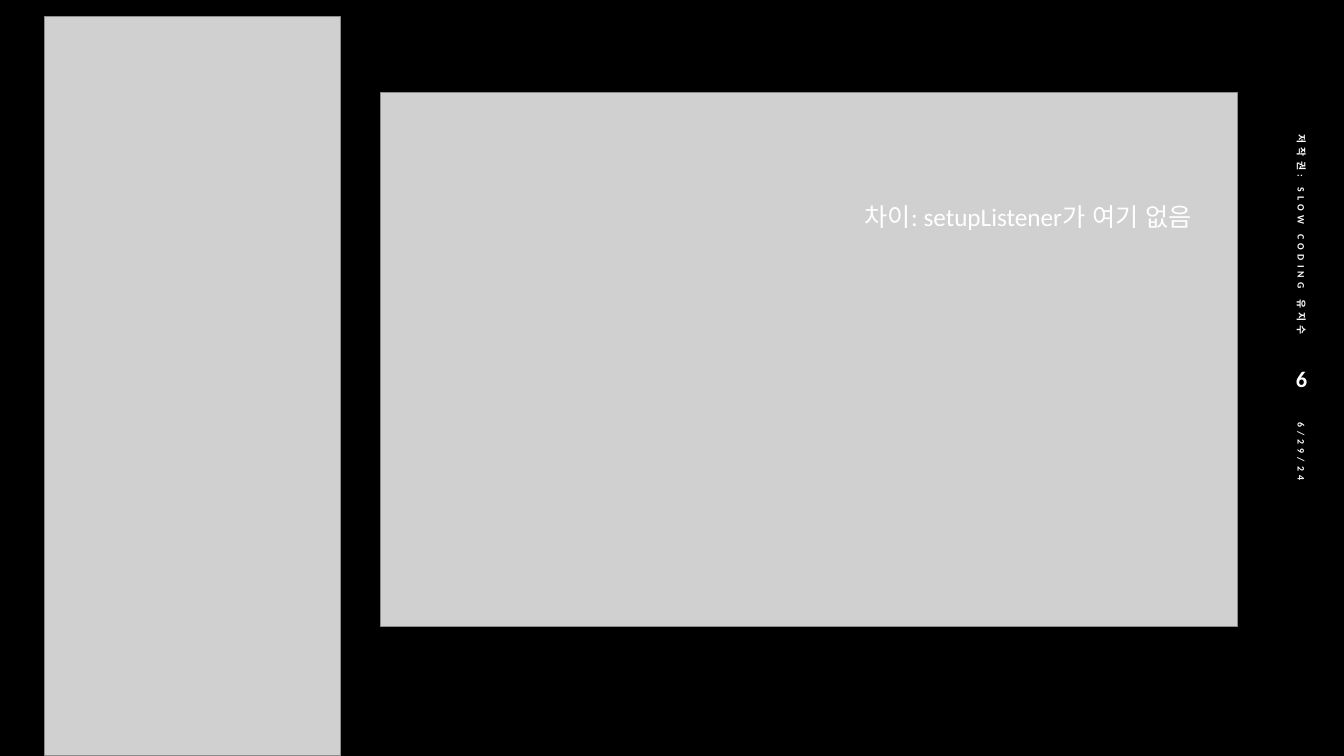
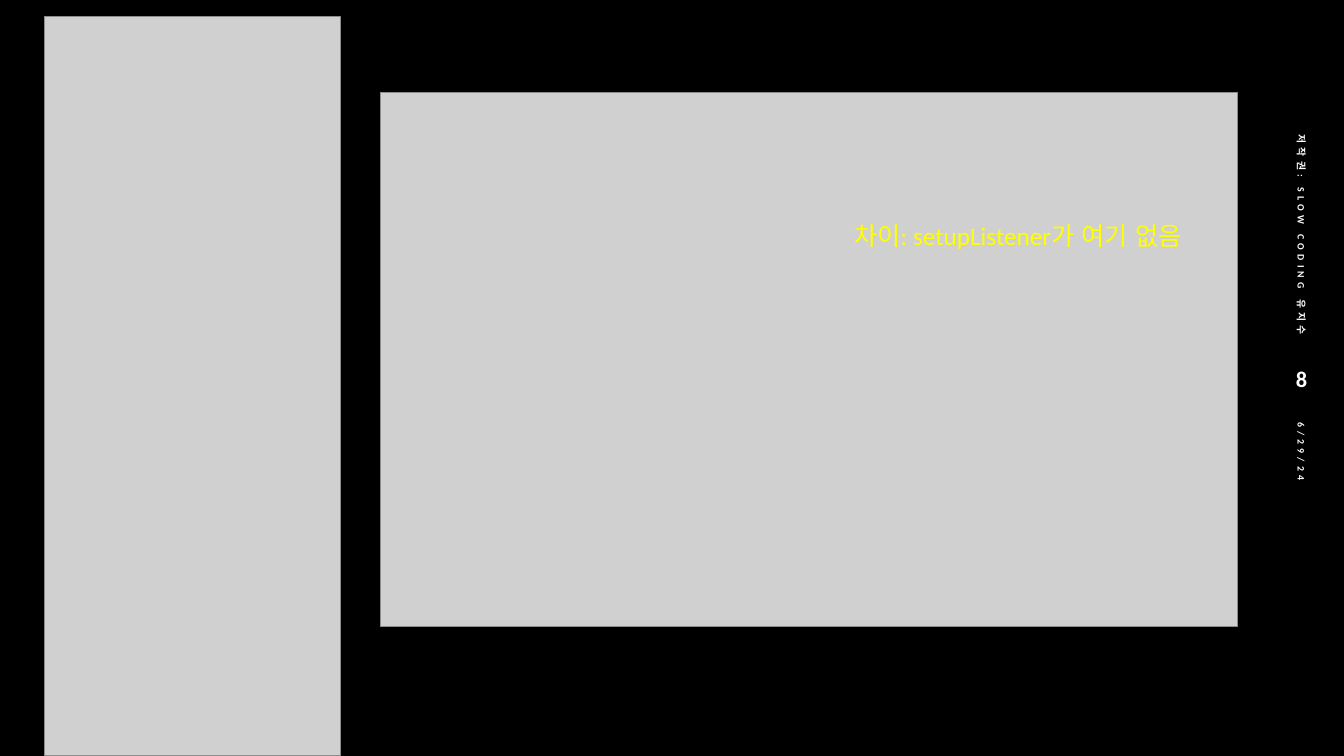
Before and after one commit to jisooyu/yu-mern-rtk-query-camping-public-2, a slide deck: slide 8 of yu-mern-rtk-camping-public-2.pptx (slide 6 before the commit). Drawn at 1344x756 pixels with LibreOffice and Linux fonts; fonts in the diff are those of the drawing; grey boxes stand for pictures. Boxes give left, top, right and bottom in pixels: in the first picture for what was removed or moved away, otherwise in the second. Text is boxed around its words. In the diff, an @@ line names an element or a change of style, - is before the commit and + after.

```diff
--- a/yu-mern-rtk-camping-public-2.pptx
+++ b/yu-mern-rtk-camping-public-2.pptx
@@ text "차이: setupListener가 여기 없음": place and size @@
-text "차이: setupListener가 여기 없음" at [865,206,1192,230]
+text "차이: setupListener가 여기 없음" at [854,224,1181,249]
@@ text "차이: setupListener가 여기 없음" at [854,224,1181,249]: text colour #FFFFFF to #FFFF00 @@
@@ page number at [1296,371,1307,387]: text changed @@
-6
+8
```
Also in this commit, not shown: 4 other slides changed, 11 slides added, 3 other files.
